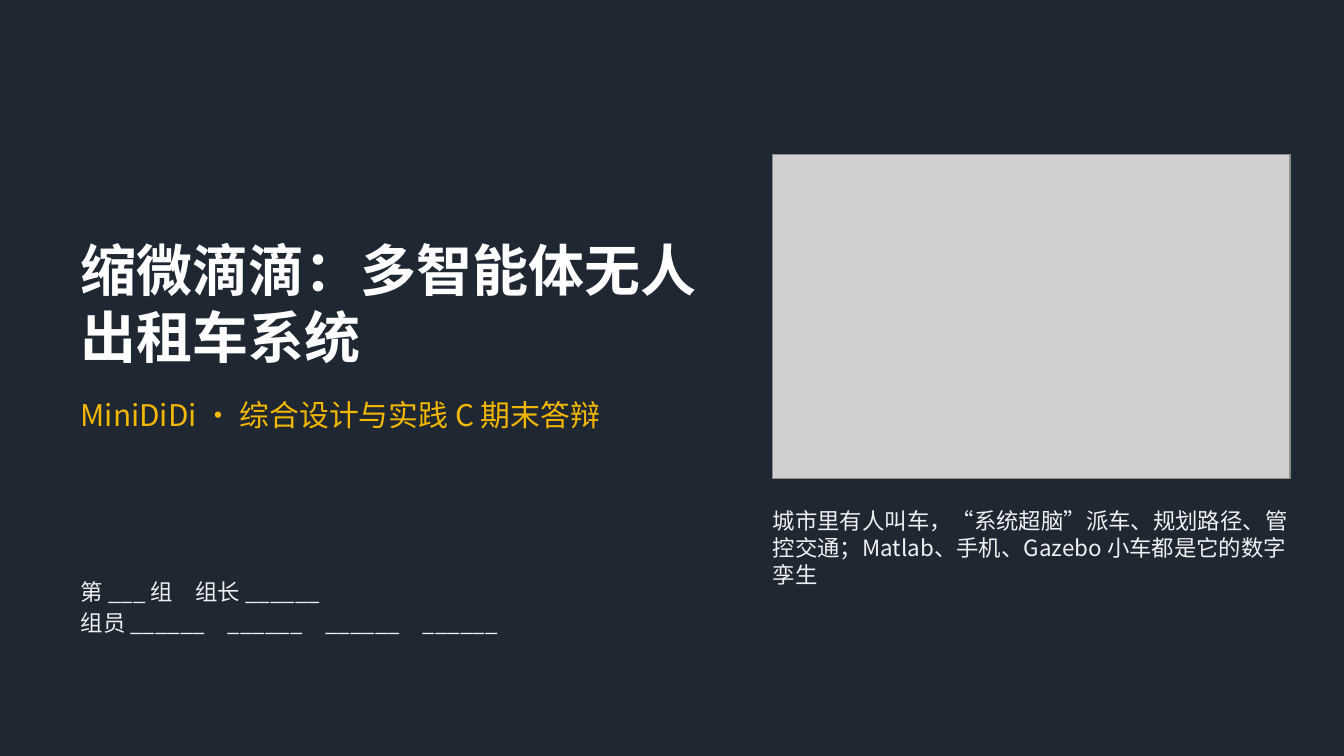
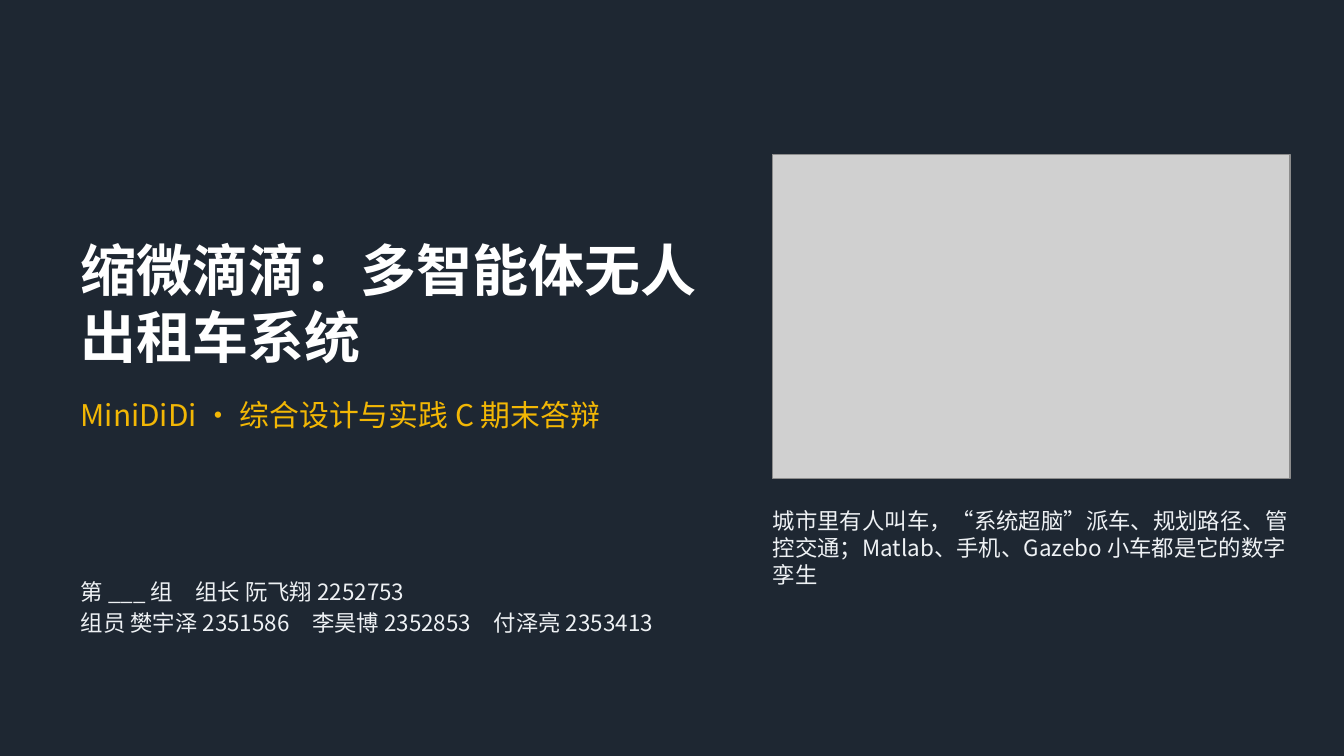
Before and after one commit to fuzeliang1/ZongC, a slide deck: slide 1 of deliverables/MiniDiDi_slides.pptx. Drawn at 1344x756 pixels with LibreOffice and Linux fonts; fonts in the diff are those of the drawing; grey boxes stand for pictures. Boxes give left, top, right and bottom in pixels: in the first picture for what was removed or moved away, otherwise in the second. Text is boxed around its words. In the diff, an @@ line names an element or a change of style, - is before the commit and + after.

```diff
--- a/deliverables/MiniDiDi_slides.pptx
+++ b/deliverables/MiniDiDi_slides.pptx
@@ text at (81,581,653,633): text changed @@
-第 ___ 组 组长 ______
-组员 ______ ______ ______ ______
+第 ___ 组 组长 阮飞翔 2252753
+组员 樊宇泽 2351586 李昊博 2352853 付泽亮 2353413
```
Also in this commit, not shown: 1 other slide changed, 15 other files.
